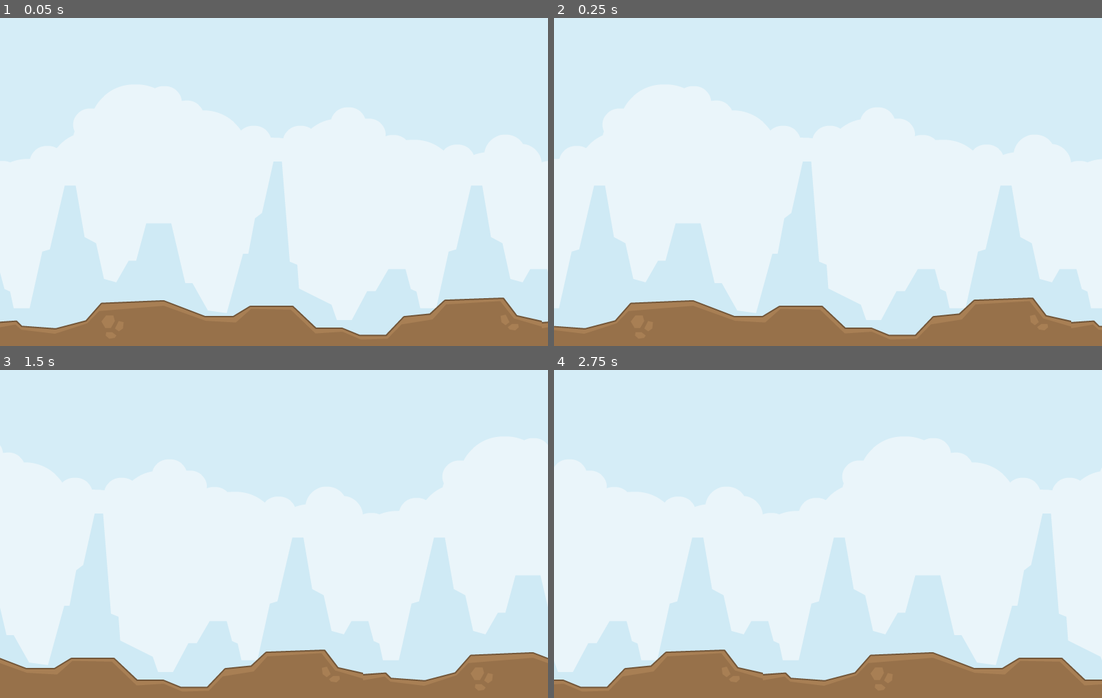
Above: before the commit, frames 1-4 (two rows, left to right).
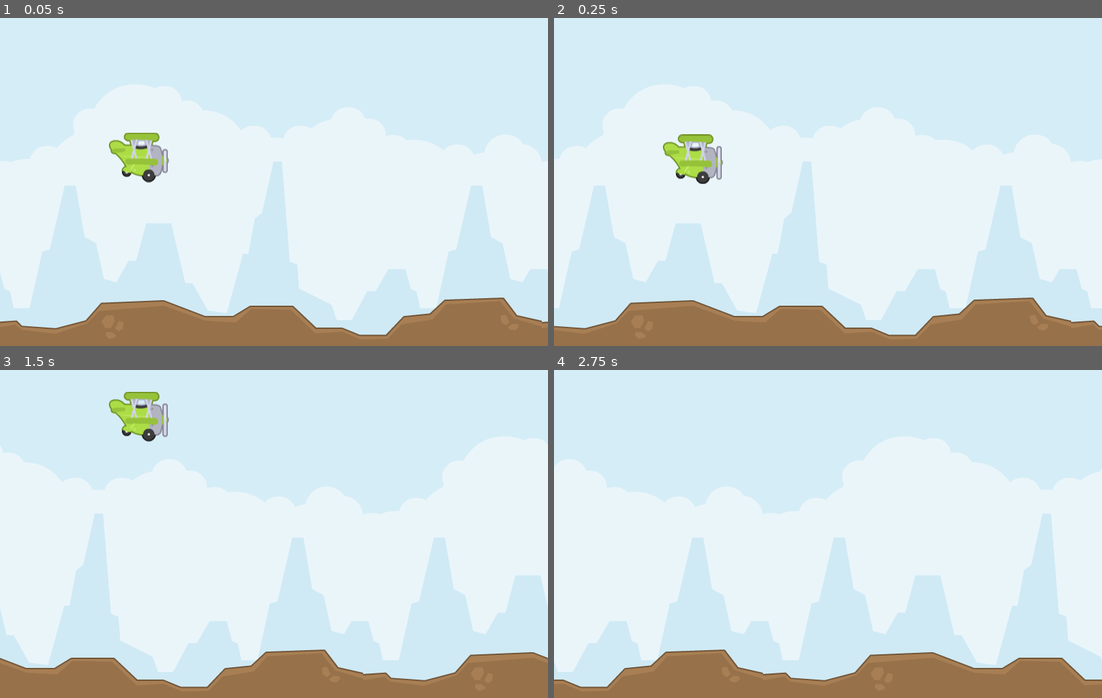
Above: after the commit, the same moments.

Repository: oussama4/tappyplane
Game: Godot game, scene res://Main.tscn
Two runs of this game, one before a commit and one after it. Both use one fixed random seed, a clock stepped at 60 frames per second and the inputs below.
Inputs:
- Up to frame 1 (0.05 s): no input
- Up to frame 2 (0.25 s): no input
- Up to frame 3 (1.5 s): hold Up (ui_up) 0.53-1.28 s
- Up to frame 4 (2.75 s): hold Up (ui_up) from 2.03 s (still down)

The runs differ from the first frame. In frame 1, 1.1% of the frame differs, in the area x 19-31%, y 35-51%; in frame 2, 1.2%; in frame 3, 1.1%; in frame 4, nothing differs.

Commit message:
add plane

Diff:
--- a/Main.tscn
+++ b/Main.tscn
@@ -1,10 +1,11 @@
-[gd_scene load_steps=6 format=2]
+[gd_scene load_steps=7 format=2]
 
 [ext_resource path="res://Background.tscn" type="PackedScene" id=1]
 [ext_resource path="res://Main.gd" type="Script" id=2]
 [ext_resource path="res://Rock.tscn" type="PackedScene" id=3]
 [ext_resource path="res://RockDown.tscn" type="PackedScene" id=4]
 [ext_resource path="res://Star.tscn" type="PackedScene" id=5]
+[ext_resource path="res://Plane.tscn" type="PackedScene" id=6]
 
 [node name="Main" type="Node"]
 script = ExtResource( 2 )
@@ -19,5 +20,8 @@
 
 [node name="StarTimer" type="Timer" parent="."]
 wait_time = 2.0
+
+[node name="Plane" parent="." instance=ExtResource( 6 )]
+position = Vector2( 203, 204 )
 [connection signal="timeout" from="RockTimer" to="." method="_on_RockTimer_timeout"]
 [connection signal="timeout" from="StarTimer" to="." method="_on_StarTimer_timeout"]
--- /dev/null
+++ b/Plane.gd
@@ -0,0 +1,18 @@
+extends RigidBody2D
+
+
+# Declare member variables here. Examples:
+# var a = 2
+# var b = "text"
+
+
+# Called when the node enters the scene tree for the first time.
+func _ready():
+	pass # Replace with function body.
+
+
+# Called every frame. 'delta' is the elapsed time since the previous frame.
+func _process(delta):
+	var impulse = Vector2(0, -10)
+	if Input.is_action_pressed("ui_up"):
+		apply_central_impulse(impulse)
--- /dev/null
+++ b/Plane.tscn
@@ -0,0 +1,32 @@
+[gd_scene load_steps=7 format=2]
+
+[ext_resource path="res://Plane.gd" type="Script" id=1]
+[ext_resource path="res://assets/planeGreen1.png" type="Texture" id=2]
+[ext_resource path="res://assets/planeGreen2.png" type="Texture" id=3]
+[ext_resource path="res://assets/planeGreen3.png" type="Texture" id=4]
+
+[sub_resource type="SpriteFrames" id=1]
+animations = [ {
+"frames": [ ExtResource( 2 ), ExtResource( 3 ), ExtResource( 4 ) ],
+"loop": true,
+"name": "fly",
+"speed": 10.0
+} ]
+
+[sub_resource type="CapsuleShape2D" id=2]
+radius = 37.9318
+height = 27.9342
+
+[node name="Plane" type="RigidBody2D"]
+script = ExtResource( 1 )
+
+[node name="AnimatedSprite" type="AnimatedSprite" parent="."]
+frames = SubResource( 1 )
+animation = "fly"
+frame = 1
+playing = true
+
+[node name="CollisionShape2D" type="CollisionShape2D" parent="."]
+position = Vector2( 2.5, 0.25 )
+rotation = 1.55827
+shape = SubResource( 2 )
--- a/Star.gd
+++ b/Star.gd
@@ -1,7 +1,7 @@
 extends Area2D
 
 
-signal hit
+signal collected
 
 
 # Called when the node enters the scene tree for the first time.
@@ -15,7 +15,9 @@
 
 
 func _on_Star_body_entered(body):
-	print(body.filename)
 	if body.is_in_group("rocks"):
 		queue_free()
-	emit_signal("hit")
+	else:
+		emit_signal("collected")
+		$CollisionShape2D.set_deferred("disabled", true) # so that we don't trigger the signal more than once
+		queue_free()
Binary file added: assets/planeGreen1.png
Not shown, added: assets/planeGreen1.png.import
Binary file added: assets/planeGreen2.png
Not shown, added: assets/planeGreen2.png.import
Binary file added: assets/planeGreen3.png
Not shown, added: assets/planeGreen3.png.import
